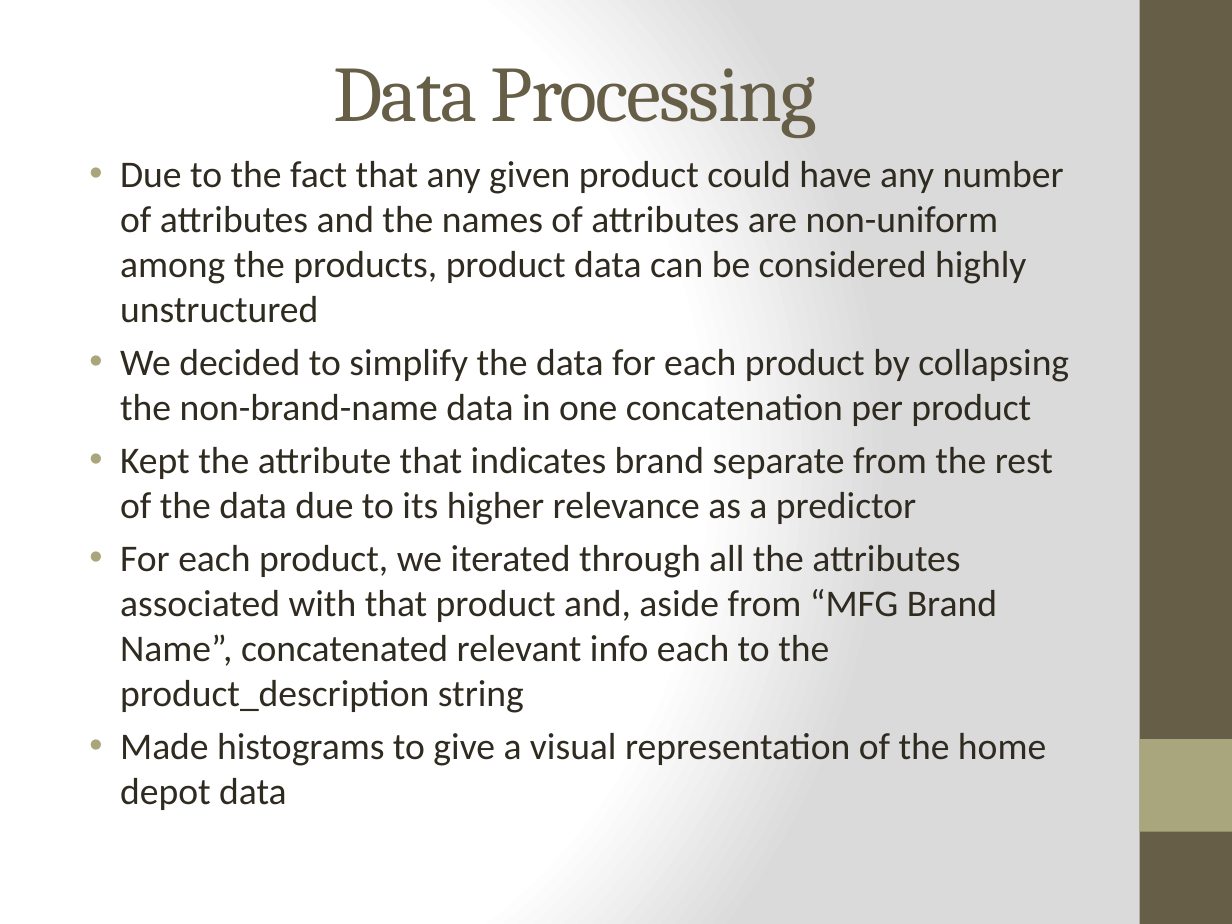
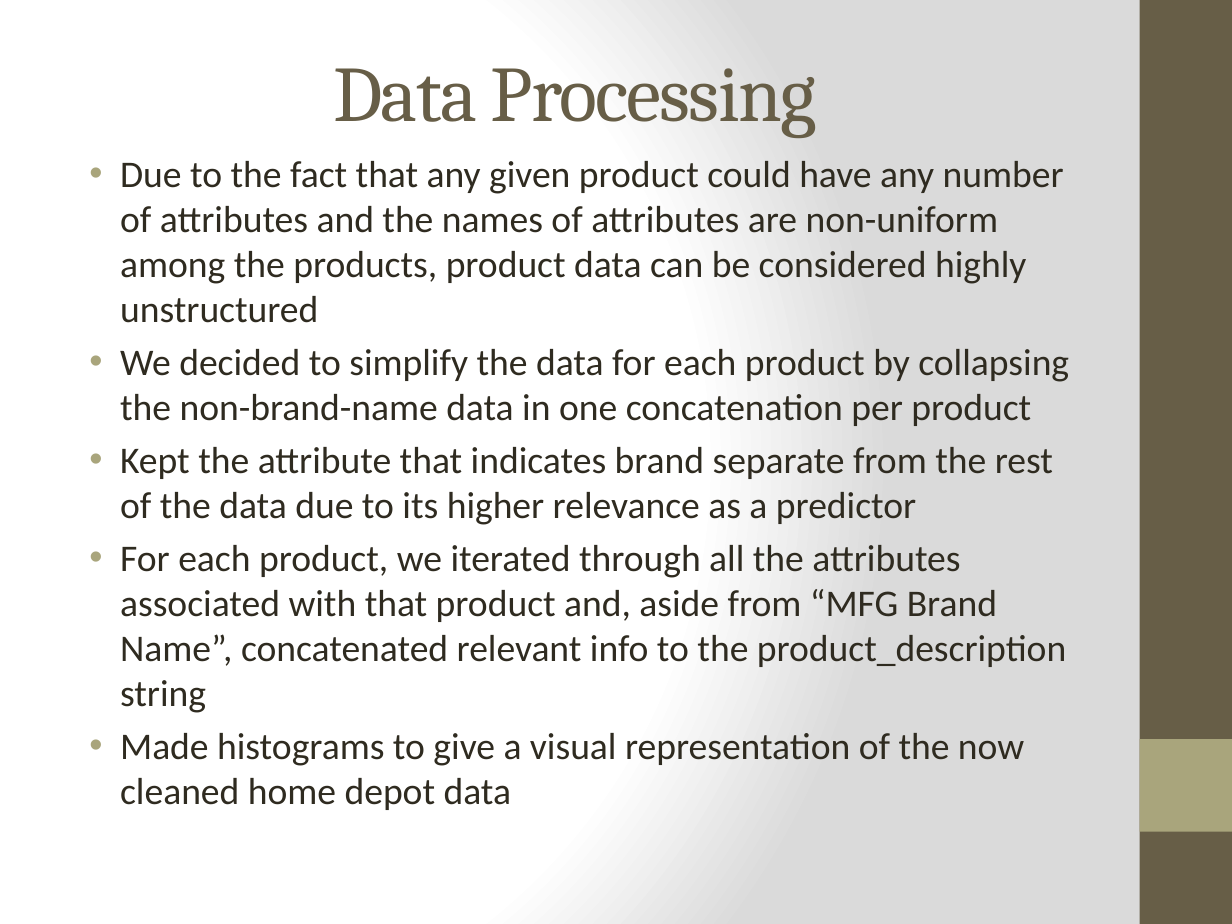
Before and after one commit to jmerranko/infsci_2725, a slide deck: slide 4 of Final Project/project_merranko_rodgers.pptx. Drawn at 1232x924 pixels with LibreOffice and Linux fonts; fonts in the diff are those of the drawing. Boxes give left, top, right and bottom in pixels: in the first picture for what was removed or moved away, otherwise in the second. Text is boxed around its words. In the diff, an @@ line names an element or a change of style, - is before the commit and + after.

```diff
--- a/Final Project/project_merranko_rodgers.pptx
+++ b/Final Project/project_merranko_rodgers.pptx
@@ text at (x1=120, y1=545, x2=1066, y2=810): text changed @@
-• For each product, we iterated through all the attributes associated with that product and, aside from “MFG Brand Name”, concatenated relevant info each to the product_description string
-• Made histograms to give a visual representation of the home depot data
+• For each product, we iterated through all the attributes associated with that product and, aside from “MFG Brand Name”, concatenated relevant info to the product_description string
+• Made histograms to give a visual representation of the now cleaned home depot data
```
Also in this commit, not shown: 5 other slides changed.
